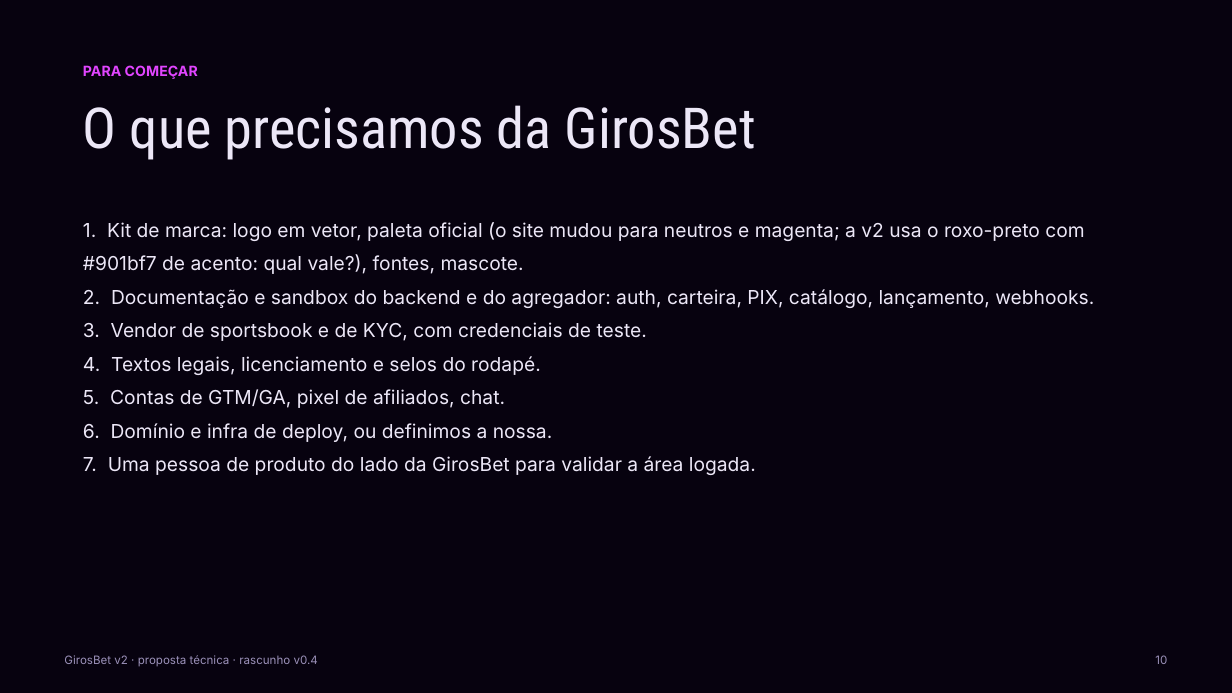
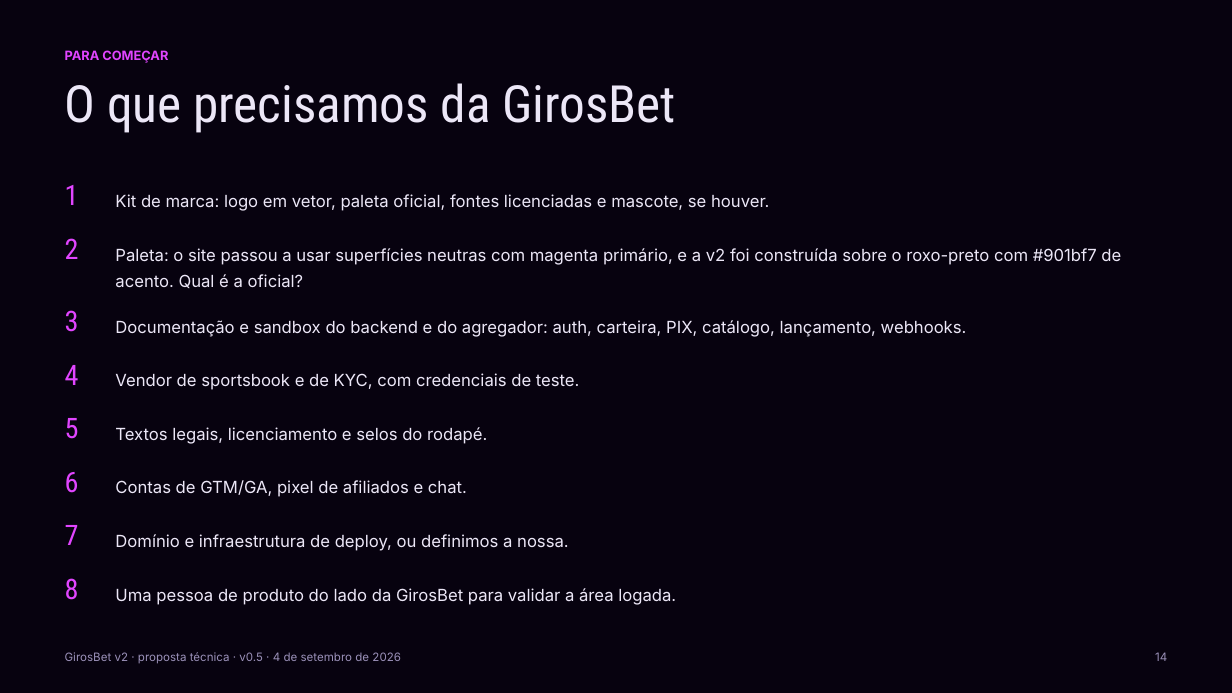
Before and after one commit to BetAki-bet-br/frontend, a slide deck: slide 15 of docs/girosbet/girosbet-v2-pitch.pptx (slide 10 before the commit). Drawn at 1232x693 pixels with LibreOffice and Linux fonts; fonts in the diff are those of the drawing. Boxes give left, top, right and bottom in pixels: in the first picture for what was removed or moved away, otherwise in the second. Text is boxed around its words. In the diff, an @@ line names an element or a change of style, - is before the commit and + after.

```diff
--- a/docs/girosbet/girosbet-v2-pitch.pptx
+++ b/docs/girosbet/girosbet-v2-pitch.pptx
@@ text "PARA COMEÇAR": place and size @@
-text "PARA COMEÇAR" at (83,65,198,79)
+text "PARA COMEÇAR" at (65,50,168,63)
@@ text "PARA COMEÇAR" at (65,50,168,63): size 11 to 10 pt; line spacing 1.15 to 1 @@
@@ text "O que precisamos da GirosBet": place and size @@
-text "O que precisamos da GirosBet" at (83,105,756,160)
+text "O que precisamos da GirosBet" at (65,83,675,133)
@@ text "O que precisamos da GirosBet" at (65,83,675,133): size 44 to 40 pt; line spacing 1 to 0.95 @@
@@ text added at (65,185,79,205), 22 pt, text #E145FF @@
+1
@@ text added at (115,194,769,211), 13 pt, text #ECE7F7 @@
+Kit de marca: logo em vetor, paleta oficial, fontes licenciadas e mascote, se houver.
@@ text added at (65,238,79,259), 22 pt, text #E145FF @@
+2
@@ text removed at (83,222,1094,475) @@
-1. Kit de marca: logo em vetor, paleta oficial (o site mudou para neutros e magenta; a v2 usa o roxo-preto com #901bf7 de acento: qual vale?), fontes, mascote.
-2. Documentação e sandbox do backend e do agregador: auth, carteira, PIX, catálogo, lançamento, webhooks.
-3. Vendor de sportsbook e de KYC, com credenciais de teste.
-4. Textos legais, licenciamento e selos do rodapé.
-5. Contas de GTM/GA, pixel de afiliados, chat.
-6. Domínio e infra de deploy, ou definimos a nossa.
-7. Uma pessoa de produto do lado da GirosBet para validar a área logada.
@@ text added at (115,248,1121,288), 13 pt, text #ECE7F7 @@
+Paleta: o site passou a usar superfícies neutras com magenta primário, e a v2 foi construída sobre o roxo-preto com #901bf7 de acento. Qual é a oficial?
@@ text added at (65,310,79,332), 22 pt, text #E145FF @@
+3
@@ text added at (115,320,967,337), 13 pt, text #ECE7F7 @@
+Documentação e sandbox do backend e do agregador: auth, carteira, PIX, catálogo, lançamento, webhooks.
@@ text added at (65,365,79,385), 22 pt, text #E145FF @@
+4
@@ text added at (115,373,580,390), 13 pt, text #ECE7F7 @@
+Vendor de sportsbook e de KYC, com credenciais de teste.
@@ text added at (65,418,79,439), 22 pt, text #E145FF @@
+5
@@ text added at (115,427,487,444), 13 pt, text #ECE7F7 @@
+Textos legais, licenciamento e selos do rodapé.
@@ text added at (65,472,79,493), 22 pt, text #E145FF @@
+6
@@ text added at (115,480,467,497), 13 pt, text #ECE7F7 @@
+Contas de GTM/GA, pixel de afiliados e chat.
@@ text added at (65,525,79,545), 22 pt, text #E145FF @@
+7
@@ text added at (115,534,568,551), 13 pt, text #ECE7F7 @@
+Domínio e infraestrutura de deploy, ou definimos a nossa.
@@ text added at (65,578,79,600), 22 pt, text #E145FF @@
+8
@@ text added at (115,588,676,605), 13 pt, text #ECE7F7 @@
+Uma pessoa de produto do lado da GirosBet para validar a área logada.
@@ text at (65,652,401,664): text changed @@
-GirosBet v2 · proposta técnica · rascunho v0.4
+GirosBet v2 · proposta técnica · v0.5 · 4 de setembro de 2026
@@ text removed at (1155,655,1167,664) @@
-10
@@ text added at (1155,652,1167,661), 9 pt, text #9A90B8 @@
+14
```
Also in this commit, not shown: 6 other slides changed, 10 slides added, 5 slides removed, 41 other files.
